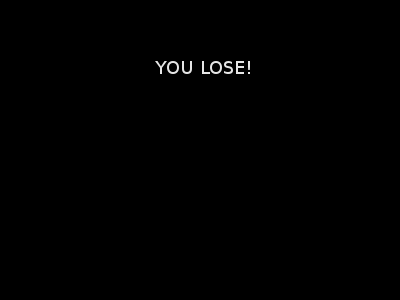
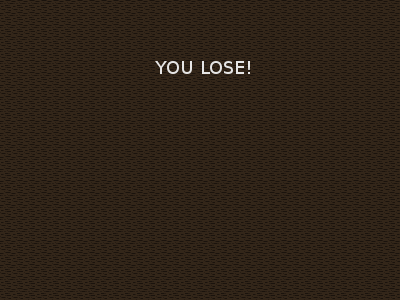
Before/after of a (400, 300) layered artwork. What changed in the layer stack:
painted on "Hintergrund" over (x1=0, y1=0, x2=400, y2=300)
